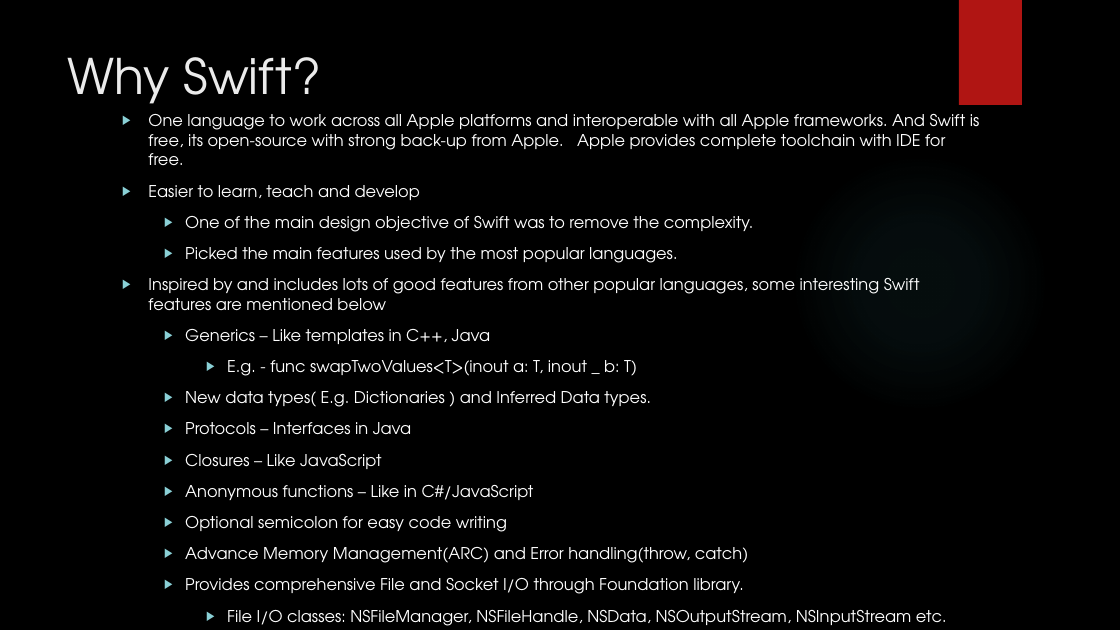
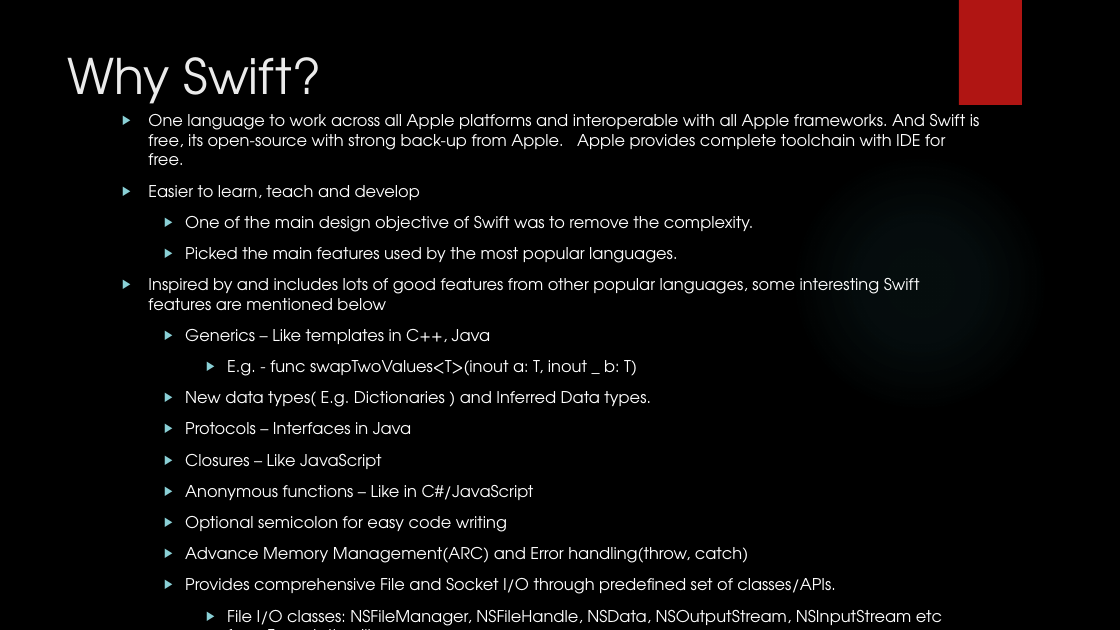
Before and after one commit to group11-cs354/cs354-lw, a slide deck: slide 5 of SwiftPresentation.pptx. Drawn at 1120x630 pixels with LibreOffice and Linux fonts; fonts in the diff are those of the drawing; background and template pictures are left out. Boxes give left, top, right and bottom in pixels: in the first picture for what was removed or moved away, otherwise in the second. Text is boxed around its words. In the diff, an @@ line names an element or a change of style, - is before the commit and + after.

Commit message:
Fixed the I/O explanation

```diff
--- a/SwiftPresentation.pptx
+++ b/SwiftPresentation.pptx
@@ text at <box>185,578,942,630</box>: text changed @@
-    ▶ Provides comprehensive File and Socket I/O through Foundation library.
-      ▶ File I/O classes: NSFileManager, NSFileHandle, NSData, NSOutputStream, NSInputStream etc.
+    ▶ Provides comprehensive File and Socket I/O through predefined set of classes/APIs.
+      ▶ File I/O classes: NSFileManager, NSFileHandle, NSData, NSOutputStream, NSInputStream etc from Foundation library.
```
